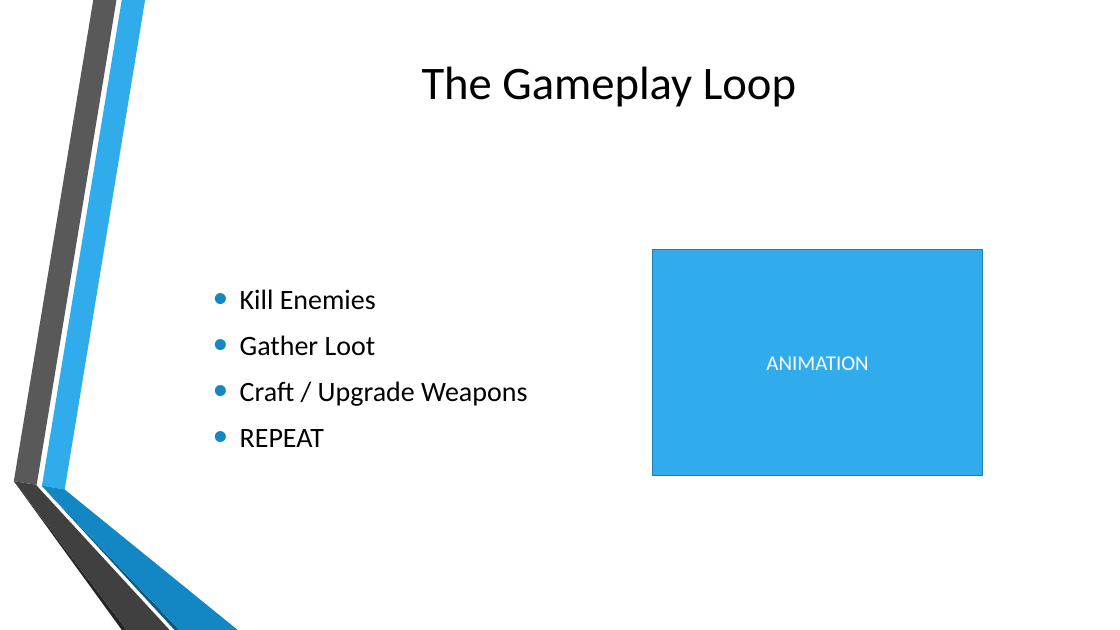
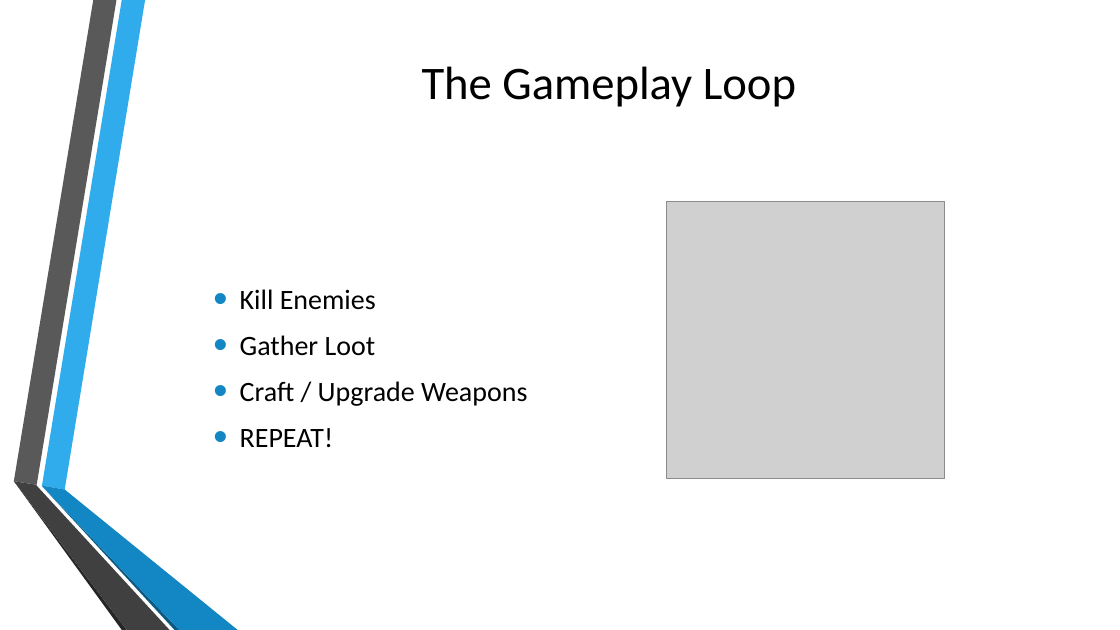
Before and after one commit to 2351879-Ricardo/GD3B-Exam, a slide deck: slide 3 of Supporting Documents/Game Pitch.pptx. Drawn at 1120x630 pixels with LibreOffice and Linux fonts; fonts in the diff are those of the drawing; grey boxes stand for pictures; background and template pictures are left out. Boxes give left, top, right and bottom in pixels: in the first picture for what was removed or moved away, otherwise in the second. Text is boxed around its words. In the diff, an @@ line names an element or a change of style, - is before the commit and + after.

```diff
--- a/Supporting Documents/Game Pitch.pptx
+++ b/Supporting Documents/Game Pitch.pptx
@@ picture added at [667, 202, 944, 479] @@
@@ rectangle removed at [653, 250, 983, 476] @@
-ANIMATION
@@ text at [240, 428, 333, 447]: text changed @@
-• REPEAT
+• REPEAT!
```
Also in this commit, not shown: 4 other slides changed.
